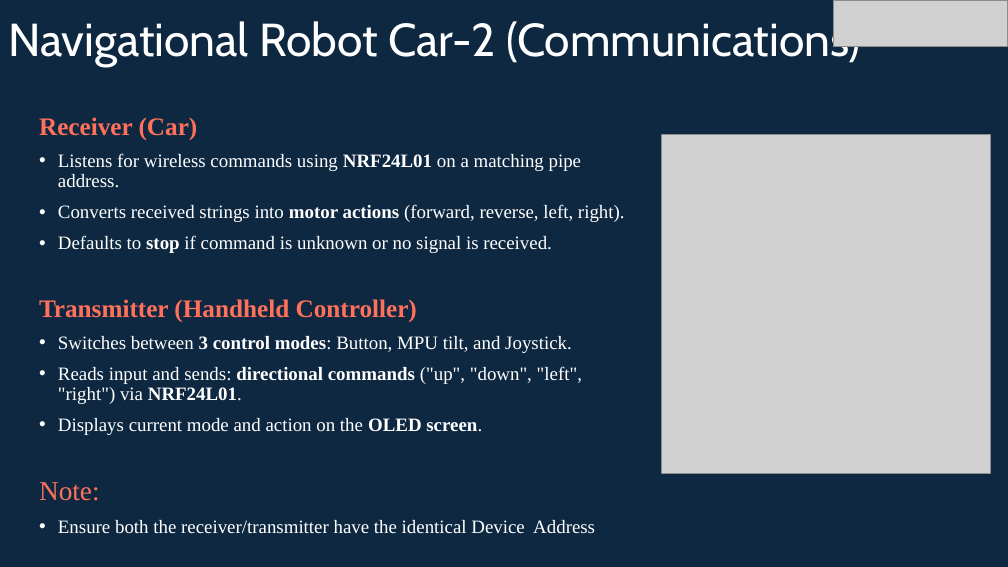
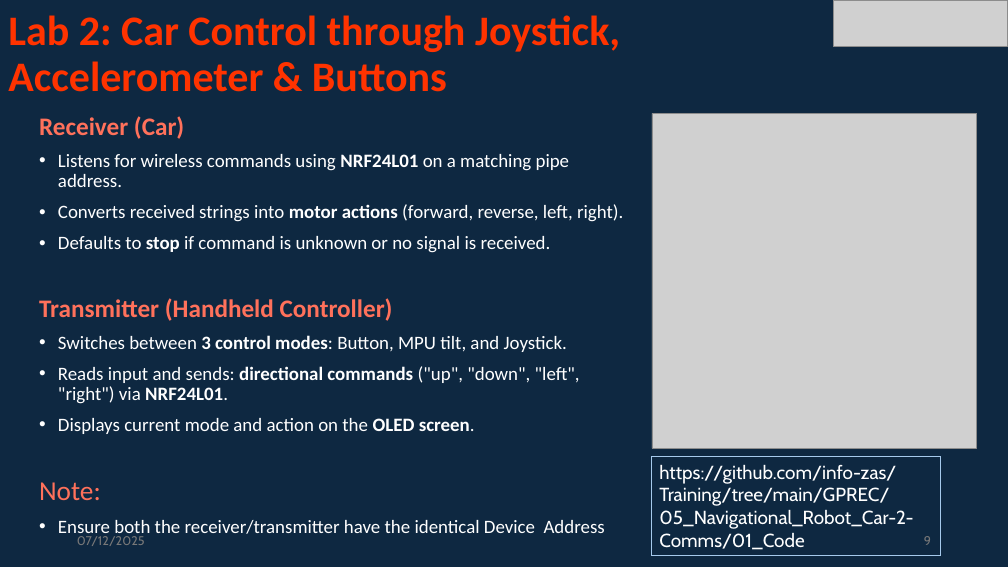
Before and after one commit to info-zas/Training, a slide deck: slide 9 of GPREC/05_Navigational_Robot_Car-2-Comms/ZASRobotics_Car-2.pptx (slide 14 before the commit). Drawn at 1008x567 pixels with LibreOffice and Linux fonts; fonts in the diff are those of the drawing; grey boxes stand for pictures. Boxes give left, top, right and bottom in pixels: in the first picture for what was removed or moved away, otherwise in the second. Text is boxed around its words. In the diff, an @@ line names an element or a change of style, - is before the commit and + after.

```diff
--- a/GPREC/05_Navigational_Robot_Car-2-Comms/ZASRobotics_Car-2.pptx
+++ b/GPREC/05_Navigational_Robot_Car-2-Comms/ZASRobotics_Car-2.pptx
@@ title removed at (8, 17, 860, 67) @@
-Navigational Robot Car-2 (Communications)
@@ text added at (8, 15, 620, 92), 40 pt, text #FF3300, bold @@
+Lab 2: Car Control through Joystick, Accelerometer & Buttons
@@ text "Receiver (Car)" at (39, 116, 623, 538): font Times New Roman to Calibri @@
@@ picture: place and size @@
-picture at (662, 135, 990, 473)
+picture at (652, 113, 976, 448)
@@ rectangle added at (652, 457, 940, 556), outline #A6CAEC 0.75 pt, 18 pt, text #FFFFFF @@
+https://github.com/info-zas/Training/tree/main/GPREC/05_Navigational_Robot_Car-2-Comms/01_Code
@@ text added at (77, 536, 145, 546), 12 pt, text #797979 @@
+07/12/2025
@@ page number added at (924, 536, 931, 545), 12 pt, text #797979 @@
+9
```
Also in this commit, not shown: 5 other slides changed, 6 slides added, 11 slides removed, 1 other file.
